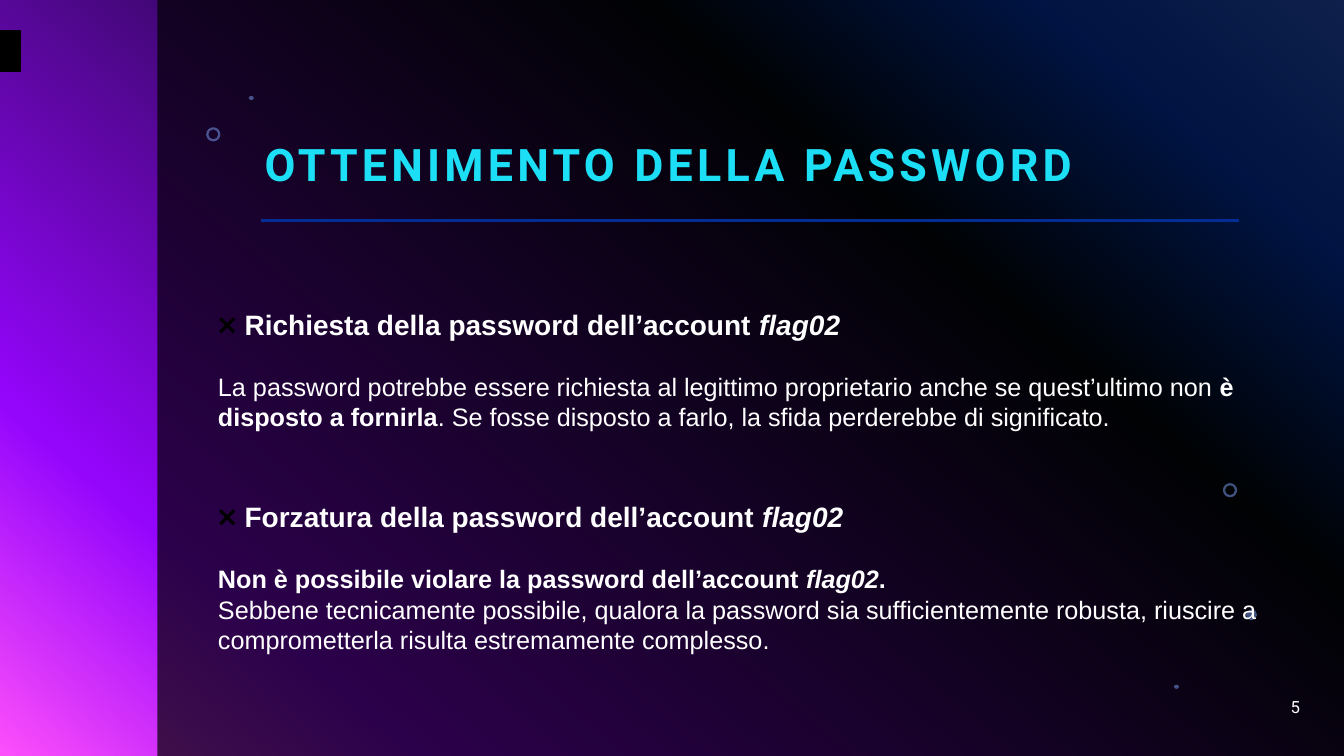
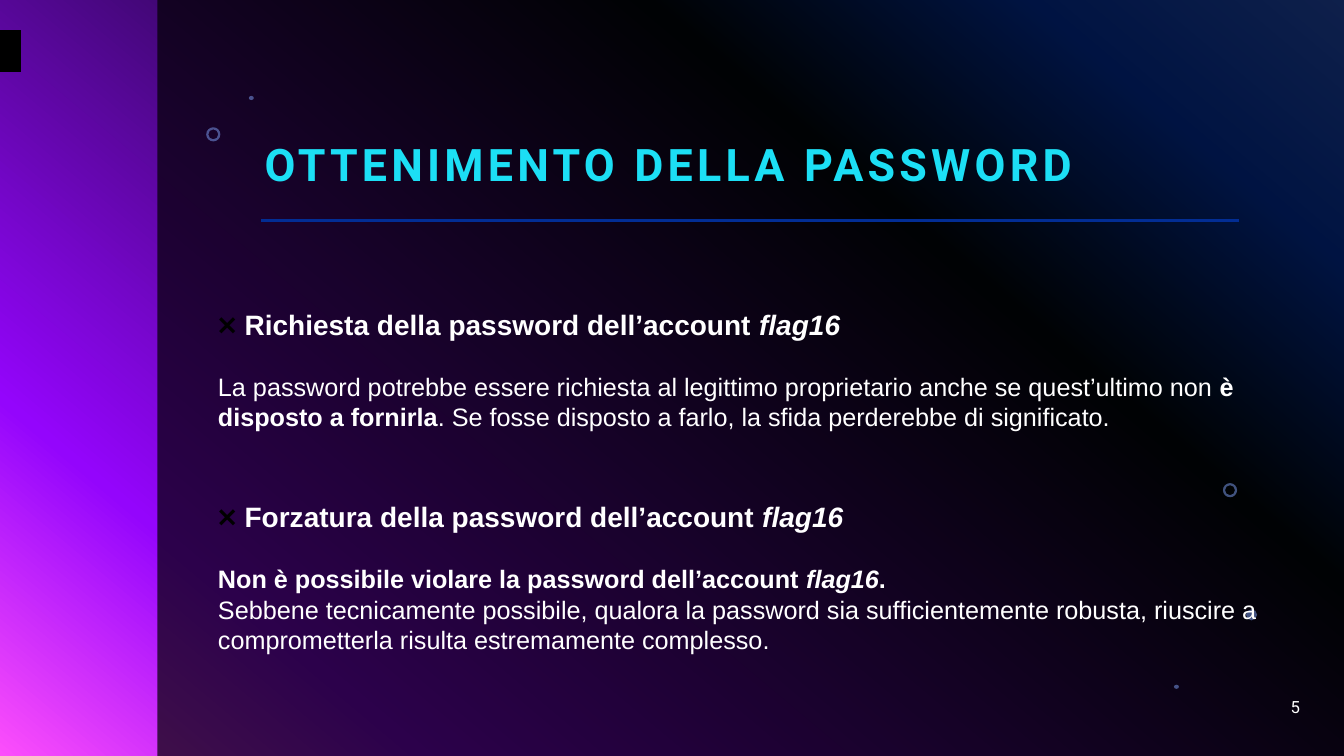
Before and after one commit to giorgiosiniscalchi/Nebula16-ITA, a slide deck: slide 5 of Presentazione Nebula16.pptx. Drawn at 1344x756 pixels with LibreOffice and Linux fonts; fonts in the diff are those of the drawing; background and template pictures are left out. Boxes give left, top, right and bottom in pixels: in the first picture for what was removed or moved away, otherwise in the second. Text is boxed around its words. In the diff, an @@ line names an element or a change of style, - is before the commit and + after.

```diff
--- a/Presentazione Nebula16.pptx
+++ b/Presentazione Nebula16.pptx
@@ text at [245,314,840,340]: text changed @@
-❌ Richiesta della password dell’account flag02
+❌ Richiesta della password dell’account flag16
@@ text at [218,506,1256,654]: text changed @@
-❌ Forzatura della password dell’account flag02
-Non è possibile violare la password dell’account flag02.
-Sebbene tecnicamente possibile, qualora la password sia sufficientemente robusta, riuscire a comprometterla risulta estremamente complesso.
+❌ Forzatura della password dell’account flag16
+Non è possibile violare la password dell’account flag16.
+Sebbene tecnicamente possibile, qualora la password sia sufficientemente robusta, riuscire a comprometterla risulta estremamente complesso.
```
Also in this commit, not shown: 2 other slides changed.
